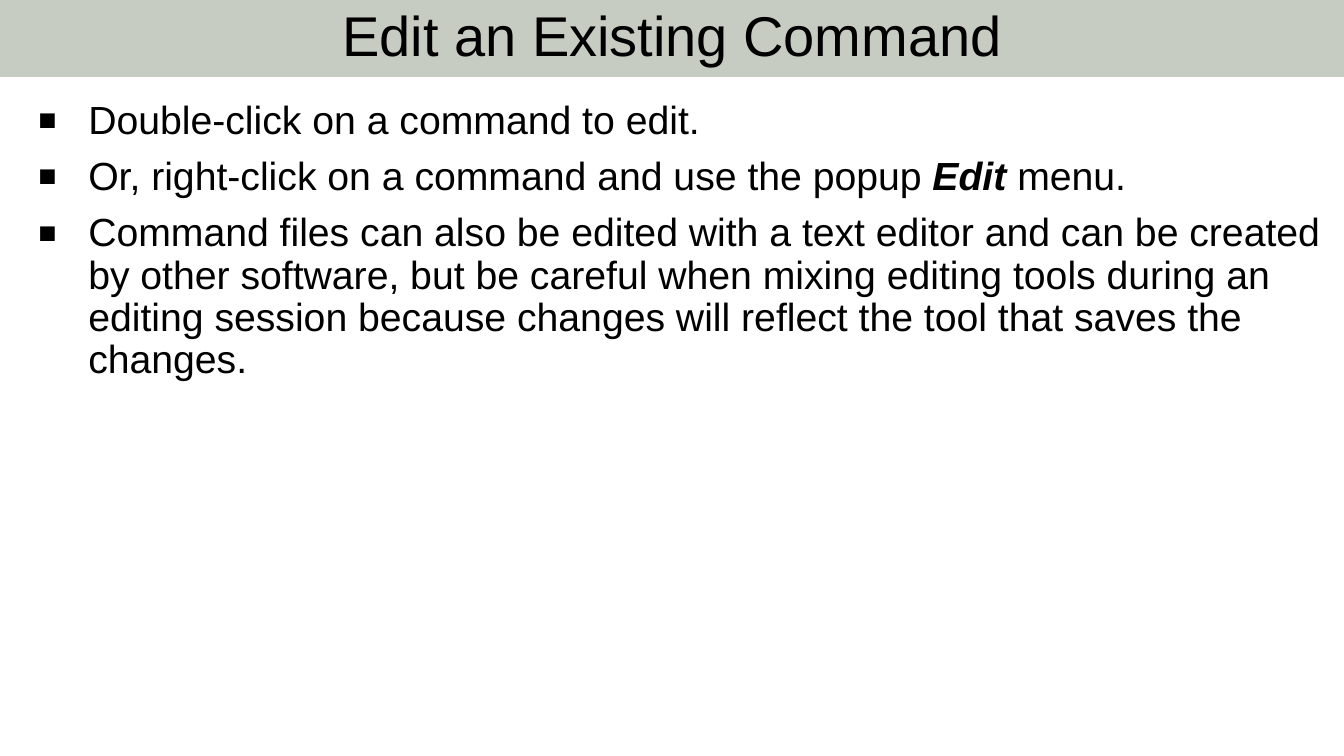
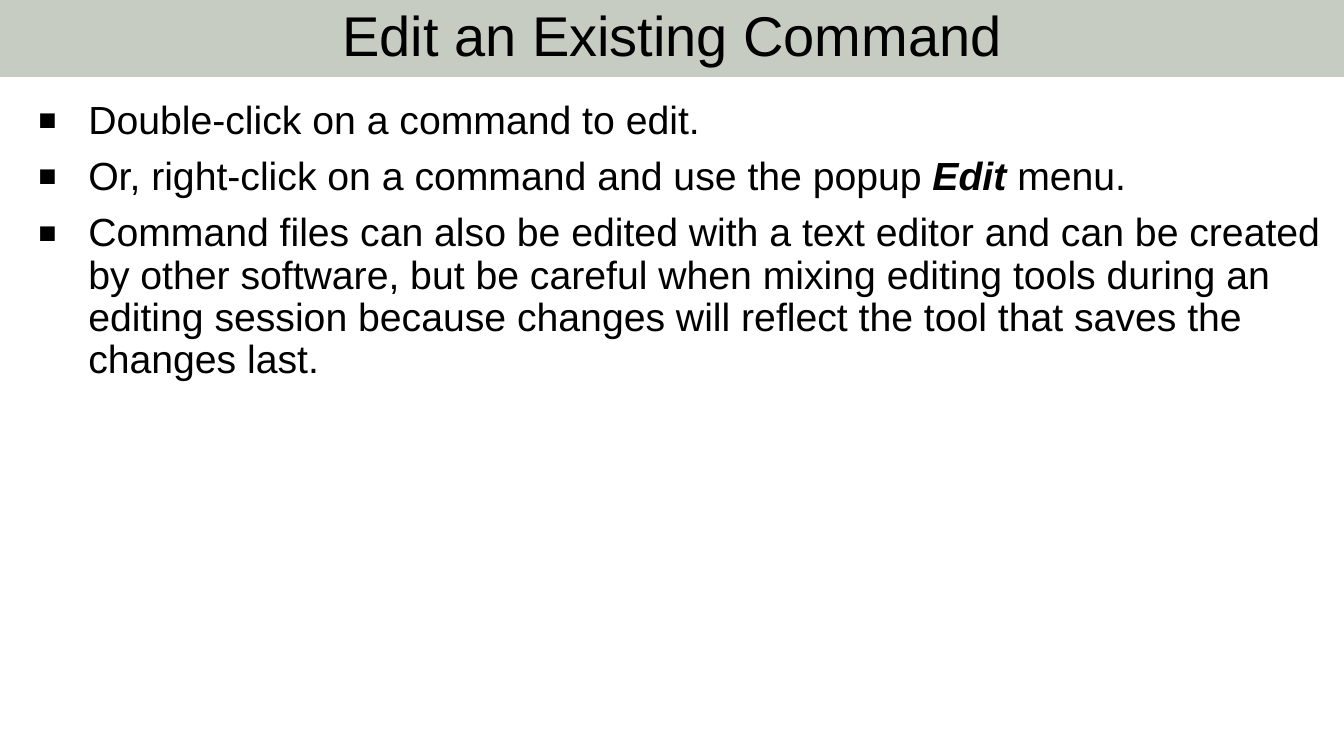
Before and after one commit to OpenCDSS/cdss-app-tstool-training-user, a slide deck: slide 15 of training/01-intro-commands/01-tstool-intro-commands.pptx. Drawn at 1344x756 pixels with LibreOffice and Linux fonts; fonts in the diff are those of the drawing; background and template pictures are left out. Boxes give left, top, right and bottom in pixels: in the first picture for what was removed or moved away, otherwise in the second. Text is boxed around its words. In the diff, an @@ line names an element or a change of style, - is before the commit and + after.

```diff
--- a/training/01-intro-commands/01-tstool-intro-commands.pptx
+++ b/training/01-intro-commands/01-tstool-intro-commands.pptx
@@ text at (x1=88, y1=217, x2=1320, y2=381): text changed @@
-▪ Command files can also be edited with a text editor and can be created by other software, but be careful when mixing editing tools during an editing session because changes will reflect the tool that saves the changes.
+▪ Command files can also be edited with a text editor and can be created by other software, but be careful when mixing editing tools during an editing session because changes will reflect the tool that saves the changes last.
```
Also in this commit, not shown: 1 other slide changed, 23 other files.
